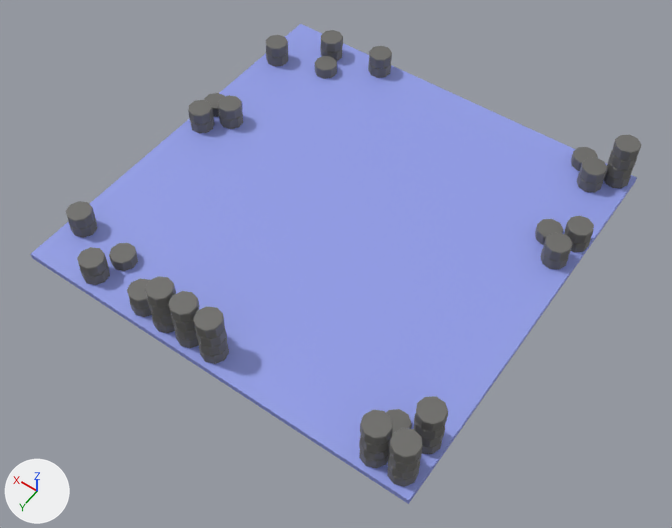
The glTF model assets/models/resource_node.glb: old version first, new version second.
Before and after are seen from a camera (50 mm lens) standing at (-6.43, 9.25, 12.93) and looking at (-0.42, 0.84, -0.3). Every picture has the same lights, and +X, +Y and +Z are marked at lower left. Where no turn or scale is listed for an object, it has been applied to the vertices.
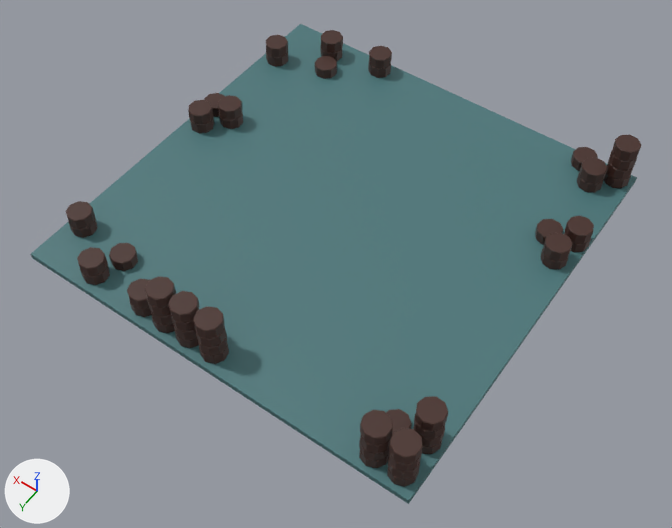
Boxes [x1, y1, x2, y2] around the edits, measured in the pictures (672 x 528 px):
'Cube', recoloured (blue to cyan): [31, 24, 637, 504] in both
'Cylinder.010', recoloured (grey to brown): [387, 428, 423, 487] in both
'Cylinder.013', recoloured (grey to brown): [359, 410, 393, 468] in both
'Cylinder', recoloured (grey to brown): [193, 306, 229, 364] in both
'Cylinder.016', recoloured (grey to brown): [414, 396, 448, 454] in both
'Cylinder.008', recoloured (grey to brown): [604, 135, 641, 189] in both
'Cylinder.004', recoloured (grey to brown): [168, 291, 200, 348] in both
'Cylinder.011', recoloured (grey to brown): [145, 276, 176, 333] in both
'Cylinder.001', recoloured (grey to brown): [77, 247, 110, 285] in both
'Cylinder.020', recoloured: [540, 233, 573, 270] in both
'Cylinder.002', recoloured: [66, 201, 97, 238] in both
'Cylinder.009', recoloured: [577, 158, 607, 193] in both
'Cylinder.019', recoloured (grey to brown): [564, 216, 594, 253] in both
'Cylinder.023', recoloured: [188, 100, 214, 133] in both
'Cylinder.022', recoloured: [218, 95, 243, 129] in both
'Cylinder.007', recoloured: [368, 46, 392, 78] in both
'Cylinder.014', recoloured (grey to brown): [109, 243, 138, 271] in both

Patch to the scene script:
```diff
--- a/assets/models/resource_node.glb.py
+++ b/assets/models/resource_node.glb.py
@@ me_cylinder @@
 me_cylinder.from_pydata(...)  # 144 vertices, 272 faces; spans x -0.235..0.238, y -0.236..0.238, z -0.119..0.854
-me_cylinder.materials.append(mat_material_001)  # dark grey #6c6b68
+me_cylinder.materials.append(mat_redbrown)  # brown #462b24
@@ me_cube_001 @@
 me_cube_001.from_pydata(...)  # 8 vertices, 12 faces; spans x -3.99..3.99, y -3.99..3.99, z -0.06..0.06
-me_cube_001.materials.append(mat_material_006)  # blue #929de7
+me_cube_001.materials.append(mat_blue)  # dark cyan #4b777a
@@ me_cylinder_004 @@
 me_cylinder_004.from_pydata(...)  # 144 vertices, 272 faces; spans x -0.235..0.238, y -0.236..0.238, z -0.119..0.854
-me_cylinder_004.materials.append(mat_material_001)  # dark grey #6c6b68
+me_cylinder_004.materials.append(mat_redbrown)  # brown #462b24
@@ me_cylinder_011 @@
 me_cylinder_011.from_pydata(...)  # 144 vertices, 272 faces; spans x -0.235..0.238, y -0.236..0.238, z -0.854..0.119
-me_cylinder_011.materials.append(mat_material_001)  # dark grey #6c6b68
+me_cylinder_011.materials.append(mat_redbrown)  # brown #462b24
@@ me_cylinder_014 @@
 me_cylinder_014.from_pydata(...)  # 36 vertices, 68 faces; spans x -0.235..0.235, y -0.224..0.238, z -0.119..0.119
-me_cylinder_014.materials.append(mat_material_001)  # dark grey #6c6b68
+me_cylinder_014.materials.append(mat_redbrown)  # brown #462b24
@@ me_cylinder_016 @@
 me_cylinder_016.from_pydata(...)  # 72 vertices, 136 faces; spans x -0.235..0.238, y -0.236..0.238, z -0.119..0.363
-me_cylinder_016.materials.append(mat_material_001)  # dark grey #6c6b68
+me_cylinder_016.materials.append(mat_redbrown)  # brown #462b24
@@ me_cylinder_017 @@
 me_cylinder_017.from_pydata(...)  # 72 vertices, 136 faces; spans x -0.235..0.238, y -0.236..0.238, z -0.119..0.363
-me_cylinder_017.materials.append(mat_material_001)  # dark grey #6c6b68
+me_cylinder_017.materials.append(mat_redbrown)  # brown #462b24
@@ me_cylinder_021 @@
 me_cylinder_021.from_pydata(...)  # 72 vertices, 136 faces; spans x -0.238..0.236, y -0.238..0.234, z -0.119..0.363
-me_cylinder_021.materials.append(mat_material_001)  # dark grey #6c6b68
+me_cylinder_021.materials.append(mat_redbrown)  # brown #462b24
@@ me_cylinder_022 @@
 me_cylinder_022.from_pydata(...)  # 144 vertices, 272 faces; spans x -0.238..0.237, y -0.234..0.238, z -0.854..0.119
-me_cylinder_022.materials.append(mat_material_001)  # dark grey #6c6b68
+me_cylinder_022.materials.append(mat_redbrown)  # brown #462b24
@@ me_cylinder_023 @@
 me_cylinder_023.from_pydata(...)  # 72 vertices, 136 faces; spans x -0.238..0.237, y -0.234..0.238, z -0.119..0.363
-me_cylinder_023.materials.append(mat_material_001)  # dark grey #6c6b68
+me_cylinder_023.materials.append(mat_redbrown)  # brown #462b24
@@ me_cylinder_024 @@
 me_cylinder_024.from_pydata(...)  # 144 vertices, 272 faces; spans x -0.235..0.238, y -0.236..0.238, z -0.119..0.854
-me_cylinder_024.materials.append(mat_material_001)  # dark grey #6c6b68
+me_cylinder_024.materials.append(mat_redbrown)  # brown #462b24
@@ me_cylinder_025 @@
 me_cylinder_025.from_pydata(...)  # 144 vertices, 272 faces; spans x -0.235..0.238, y -0.236..0.238, z -0.854..0.119
-me_cylinder_025.materials.append(mat_material_001)  # dark grey #6c6b68
+me_cylinder_025.materials.append(mat_redbrown)  # brown #462b24
@@ me_cylinder_026 @@
 me_cylinder_026.from_pydata(...)  # 144 vertices, 272 faces; spans x -0.238..0.237, y -0.234..0.238, z -0.854..0.119
-me_cylinder_026.materials.append(mat_material_001)  # dark grey #6c6b68
+me_cylinder_026.materials.append(mat_redbrown)  # brown #462b24
@@ me_cylinder_029 @@
 me_cylinder_029.from_pydata(...)  # 72 vertices, 136 faces; spans x -0.238..0.236, y -0.238..0.234, z -0.119..0.363
-me_cylinder_029.materials.append(mat_material_001)  # dark grey #6c6b68
+me_cylinder_029.materials.append(mat_redbrown)  # brown #462b24
@@ me_cylinder_030 @@
 me_cylinder_030.from_pydata(...)  # 72 vertices, 136 faces; spans x -0.238..0.237, y -0.234..0.238, z -0.119..0.363
-me_cylinder_030.materials.append(mat_material_001)  # dark grey #6c6b68
+me_cylinder_030.materials.append(mat_redbrown)  # brown #462b24
@@ me_cylinder_032 @@
 me_cylinder_032.from_pydata(...)  # 72 vertices, 136 faces; spans x -0.233..0.237, y -0.238..0.237, z -0.119..0.363
-me_cylinder_032.materials.append(mat_material_001)  # dark grey #6c6b68
+me_cylinder_032.materials.append(mat_redbrown)  # brown #462b24
@@ me_cylinder_033 @@
 me_cylinder_033.from_pydata(...)  # 72 vertices, 136 faces; spans x -0.238..0.235, y -0.238..0.236, z -0.119..0.363
-me_cylinder_033.materials.append(mat_material_001)  # dark grey #6c6b68
+me_cylinder_033.materials.append(mat_redbrown)  # brown #462b24
```
